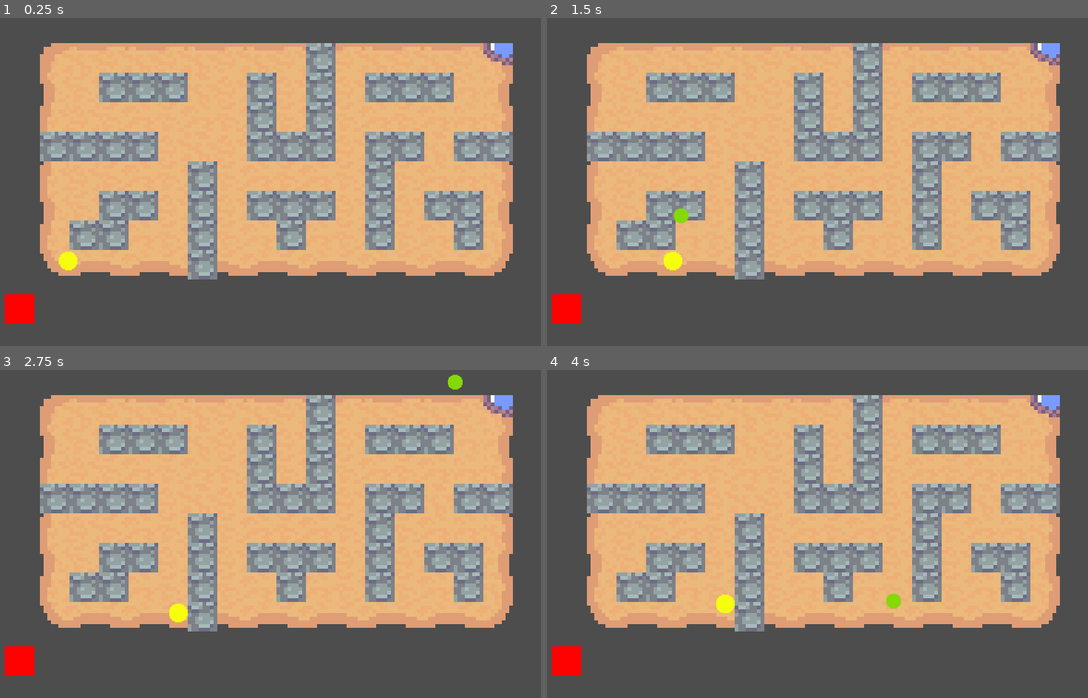
Above: before the commit, frames 1-4 (two rows, left to right).
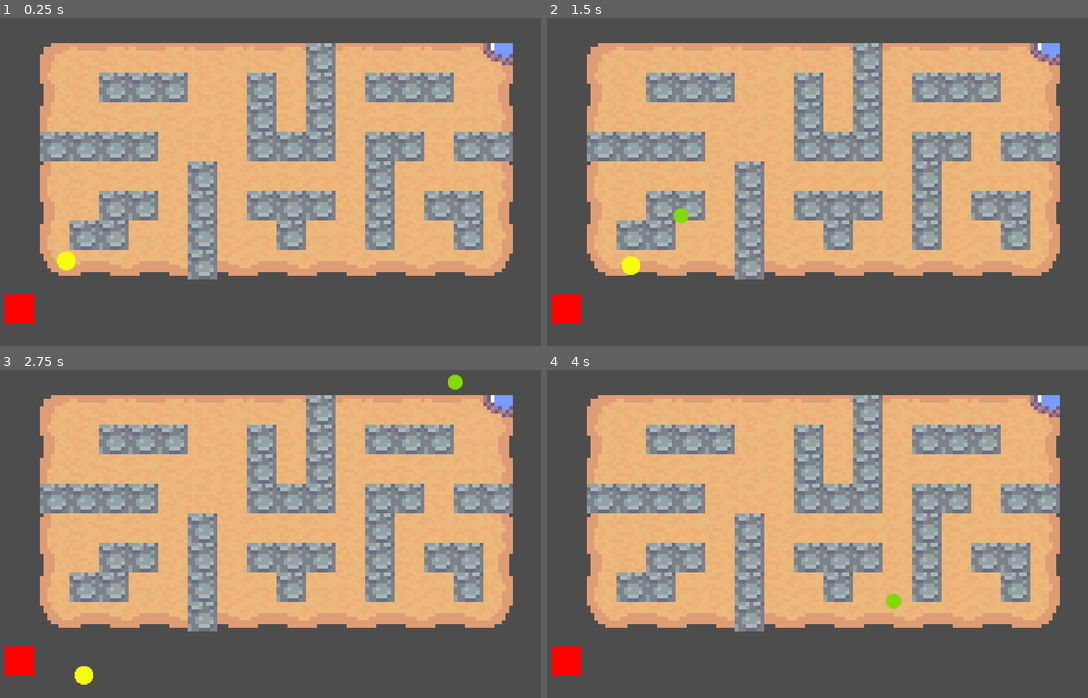
Above: after the commit, the same moments.

Repository: YannVeld/LD59
Game: Godot game, scene res://main_scene.tscn
Same seed, same stepped clock (60 frames per second), same inputs: the game is played once before the commit and once after it.
Inputs (mouse positions are in pixels of both pictures, inside the frame that each line leads up to):
- Up to frame 1 (0.25 s): no input
- Up to frame 2 (1.5 s): tap Enter at 0.5 s; move the mouse to (952, 162) at 0.52 s; hold D (move_right) 0.53-1.28 s; move the mouse to (703, 195) at 1.27 s; hold Down (move_down) from 1.28 s (still down)
- Up to frame 3 (2.75 s): move the mouse to (335, 458) at 2.02 s; release Down (move_down) at 2.03 s; hold D (move_right) from 2.03 s (still down)
- Up to frame 4 (4 s): move the mouse to (795, 599) at 2.77 s; release D (move_right) at 2.78 s; hold Up (move_up) 2.78-3.53 s; move the mouse to (1001, 583) at 3.52 s; hold A (move_left) from 3.53 s (still down)

The runs differ from the first frame. In frame 1, less than 0.1% of the frame differs, in the area x 10-15%, y 71-78%; in frame 2, 0.3%, in the area x 13-25%, y 71-79%; in frame 3, 0.3%; in frame 4, 0.2%.

Commit message:
Add bpunce back on collision

Diff:
--- a/Scripts/Player.gd
+++ /dev/null
@@ -1,33 +0,0 @@
-extends CharacterBody2D
-
-const SPEED = 50.0
-var direction = 'right'
-
-func _physics_process(delta: float) -> void:
-
-
-	# Handle jump.
-	if Input.is_action_just_pressed("move_down"):
-		direction = 'down'
-	if Input.is_action_just_pressed("move_up"):
-		direction = 'up'
-	if Input.is_action_just_pressed("move_left"):
-		direction = 'left'
-	if Input.is_action_just_pressed("move_right"):
-		direction = 'right'
-
-	# Get the input direction and handle the movement/deceleration.
-	if direction == 'up':
-		velocity.y = -SPEED
-		velocity.x = 0
-	if direction == 'down':
-		velocity.y = SPEED
-		velocity.x = 0
-	if direction == 'right':
-		velocity.x = SPEED
-		velocity.y = 0
-	if direction == 'left':
-		velocity.x = -SPEED
-		velocity.y=0
-
-	move_and_slide()
--- a/Scripts/robot.gd
+++ b/Scripts/robot.gd
@@ -1,35 +1,24 @@
-extends CharacterBody2D
+extends Node2D
 
 const SPEED = 25.0
 var direction = 'right'
 
-func _physics_process(delta: float) -> void:
+func _process(delta: float) -> void:
 
-	#if Input.is_action_just_pressed("move_down"):
-		#direction = 'down'
-	#if Input.is_action_just_pressed("move_up"):
-		#direction = 'up'
-	#if Input.is_action_just_pressed("move_left"):
-		#direction = 'left'
-	#if Input.is_action_just_pressed("move_right"):
-		#direction = 'right'
-
-	# Get the input direction and handle the movement/deceleration.
 	if direction == 'up':
-		velocity.y = -SPEED
-		velocity.x = 0
+		position.y += -SPEED*delta
 	if direction == 'down':
-		velocity.y = SPEED
-		velocity.x = 0
+		position.y += SPEED*delta
 	if direction == 'right':
-		velocity.x = SPEED
-		velocity.y = 0
+		position.x += SPEED*delta
 	if direction == 'left':
-		velocity.x = -SPEED
-		velocity.y=0
-
-	move_and_slide()
+		position.x += -SPEED*delta
 
 func _on_area_2d_area_entered(area: Area2D) -> void:
-	print(area.instruction)
 	direction = area.instruction
+
+func _on_area_2d_body_entered(body: Node2D) -> void:
+	if direction=='up': direction='down'
+	elif direction=='down': direction='up'
+	elif direction=='left': direction='right'
+	elif direction=='right': direction='left'
--- a/game_manager.gd
+++ b/game_manager.gd
@@ -9,7 +9,3 @@
 # Called every frame. 'delta' is the elapsed time since the previous frame.
 func _process(delta: float) -> void:
 	pass
-
-
-func _on_signal_packet_area_entered(area: Area2D) -> void:
-	print('test' )
--- a/main_scene.tscn
+++ b/main_scene.tscn
@@ -1045,9 +1045,6 @@
 [sub_resource type="RectangleShape2D" id="RectangleShape2D_0f027"]
 size = Vector2(10, 10)
 
-[sub_resource type="RectangleShape2D" id="RectangleShape2D_66tet"]
-size = Vector2(10, 10)
-
 [node name="Node2D" type="Node2D" unique_id=1798613870]
 
 [node name="GameManager" type="Node" parent="." unique_id=20897269]
@@ -1061,8 +1058,7 @@
 tile_map_data = PackedByteArray("AAAEAAYAAAAGABgAAAAFAAYAAAAGABgAAAAHAAgAAAAGABgAAAAHAAcAAAAGABgAAAAHAAYAAAAGABgAAAAHAA …(576 unchanged characters)…
 tile_set = SubResource("TileSet_nfk4m")
 
-[node name="Robot" type="CharacterBody2D" parent="." unique_id=275628554]
-position = Vector2(1, 0)
+[node name="Robot" type="Node2D" parent="." unique_id=263144470]
 script = ExtResource("5_66tet")
 
 [node name="GreenSquare" type="Sprite2D" parent="Robot" unique_id=186182555]
@@ -1070,15 +1066,11 @@
 scale = Vector2(0.625, 0.625)
 texture = ExtResource("6_hq1ik")
 
-[node name="CollisionShape2D" type="CollisionShape2D" parent="Robot" unique_id=500642877]
+[node name="Area2D" type="Area2D" parent="Robot" unique_id=1179396589]
+
+[node name="CollisionShape2D" type="CollisionShape2D" parent="Robot/Area2D" unique_id=500642877]
 position = Vector2(40, 134)
 shape = SubResource("RectangleShape2D_0f027")
-
-[node name="Area2D" type="Area2D" parent="Robot" unique_id=1729165875]
-
-[node name="CollisionShape2D" type="CollisionShape2D" parent="Robot/Area2D" unique_id=2051612903]
-position = Vector2(40, 134)
-shape = SubResource("RectangleShape2D_66tet")
 
 [node name="Transmitter" type="Node2D" parent="." unique_id=1748364256]
 position = Vector2(21, 160)
@@ -1090,3 +1082,4 @@
 [node name="SignalPackets" type="Node" parent="." unique_id=942323314]
 
 [connection signal="area_entered" from="Robot/Area2D" to="Robot" method="_on_area_2d_area_entered"]
+[connection signal="body_entered" from="Robot/Area2D" to="Robot" method="_on_area_2d_body_entered"]
Not shown, removed: Scripts/Player.gd.uid
